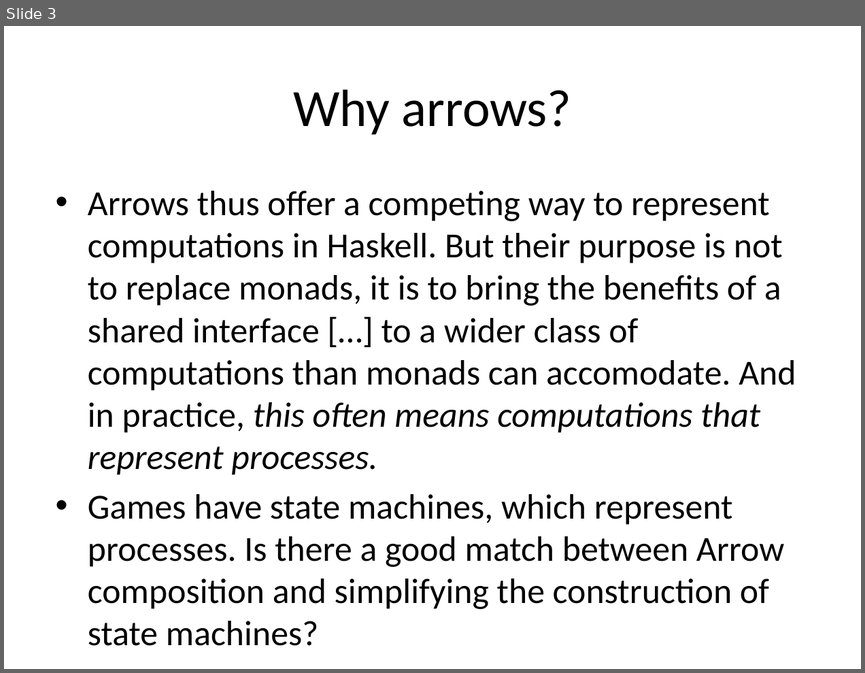
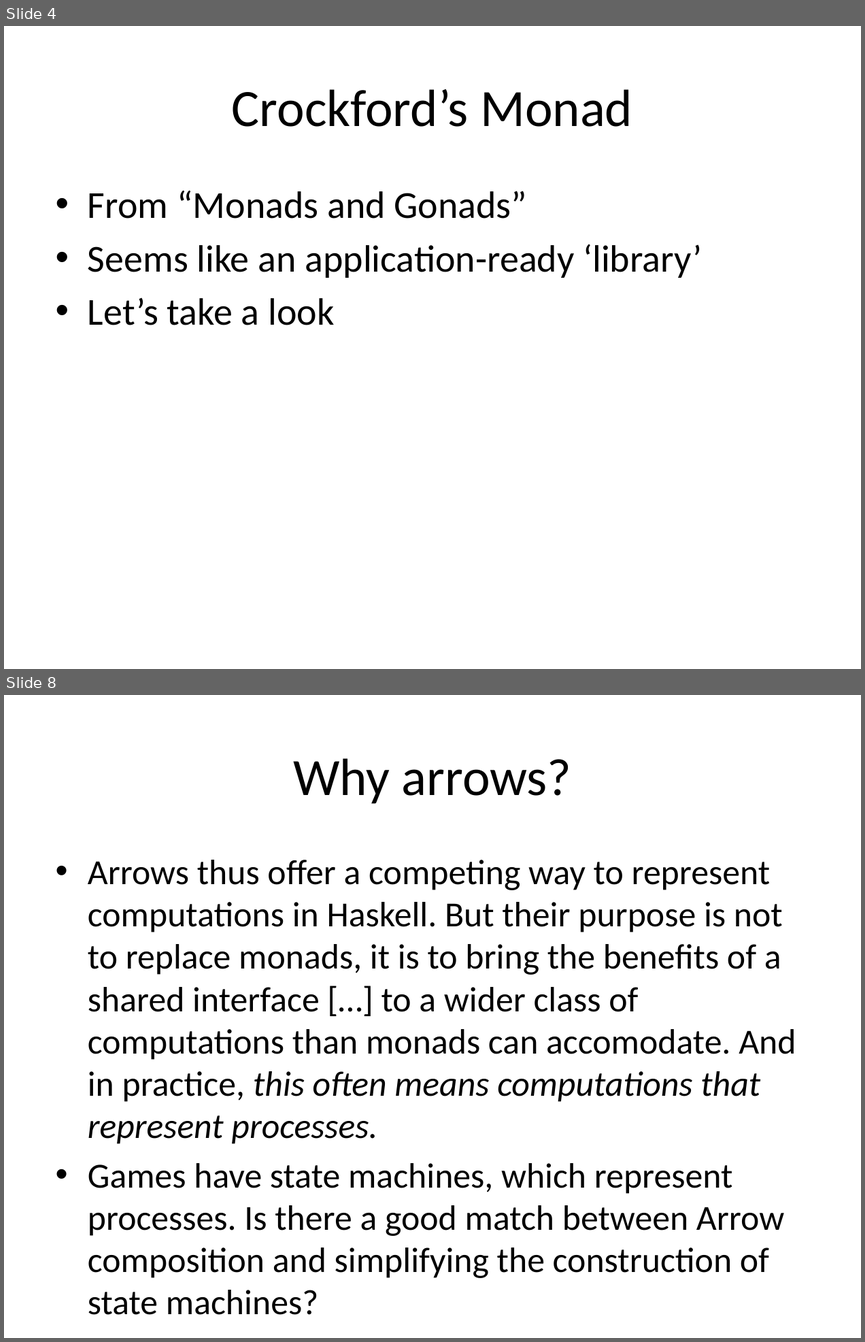
Before and after one commit to enright/arrowlets, a slide deck: MonadsOfDoomArrowsOfTime.pptx. Shown one above the other, each under a label of ours: slide 3 before the commit, slides 4 and 8 after it; the slides between them are not shown. The pictures are 865x673 and 865x1342 pixels, drawn with LibreOffice and Linux fonts; fonts in the diff are those of the drawing. Boxes give left, top, right and bottom in pixels: in the first picture for what was removed or moved away, otherwise in the second. Text is boxed around its words. In the diff, an @@ line names an element or a change of style, - is before the commit and + after.

```diff
--- a/MonadsOfDoomArrowsOfTime.pptx
+++ b/MonadsOfDoomArrowsOfTime.pptx
@@ slide 4 added at [4, 26, 861, 669], background #FFFFFF @@
@@ title added at [232, 89, 632, 127], 44 pt, text #000000 @@
+Crockford’s Monad
@@ text added at [88, 190, 702, 325], 32 pt, text #000000 @@
+• From “Monads and Gonads”
+• Seems like an application-ready ‘library’
+• Let’s take a look
@@ what was slide 3 is now slide 8 @@
```
Also in this commit, not shown: 2 slides changed, 4 other slides added.
